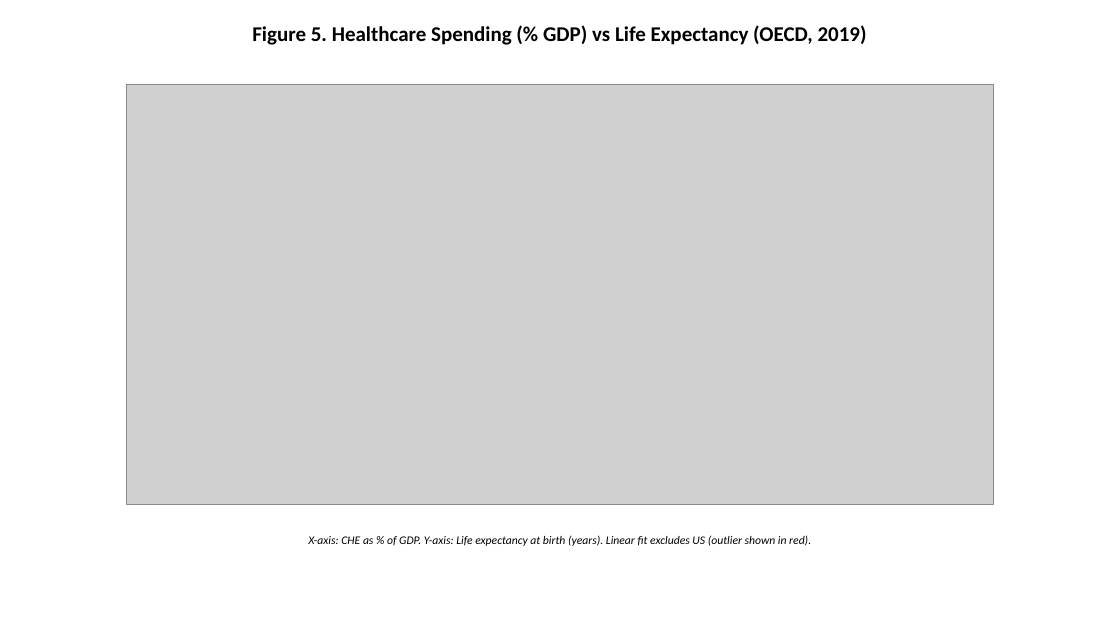
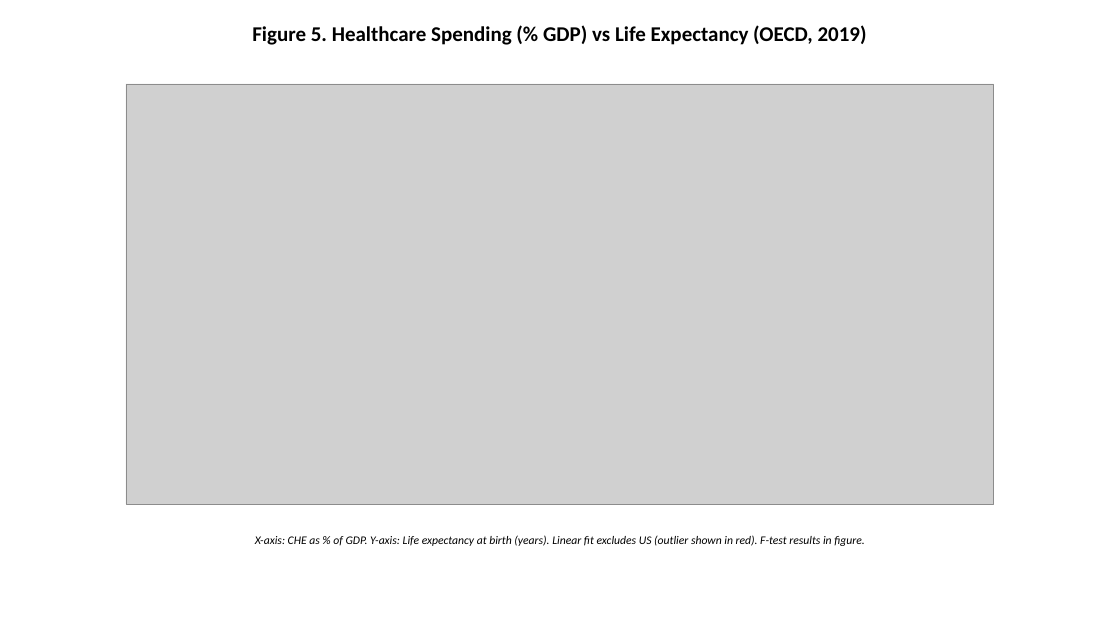
Before and after one commit to bougtoir/kotha-rct-decomposition, a slide deck: slide 5 of healthcare_economic_effect/output/pptx/Healthcare_Economic_Effect_Figures_EN.pptx. Drawn at 1120x630 pixels with LibreOffice and Linux fonts; fonts in the diff are those of the drawing; grey boxes stand for pictures. Boxes give left, top, right and bottom in pixels: in the first picture for what was removed or moved away, otherwise in the second. Text is boxed around its words. In the diff, an @@ line names an element or a change of style, - is before the commit and + after.

```diff
--- a/healthcare_economic_effect/output/pptx/Healthcare_Economic_Effect_Figures_EN.pptx
+++ b/healthcare_economic_effect/output/pptx/Healthcare_Economic_Effect_Figures_EN.pptx
@@ text at (255,535,865,546): text changed @@
-X-axis: CHE as % of GDP. Y-axis: Life expectancy at birth (years). Linear fit excludes US (outlier shown in red).
+X-axis: CHE as % of GDP. Y-axis: Life expectancy at birth (years). Linear fit excludes US (outlier shown in red). F-test results in figure.
```
Also in this commit, not shown: 3 slides added, 15 other files.
